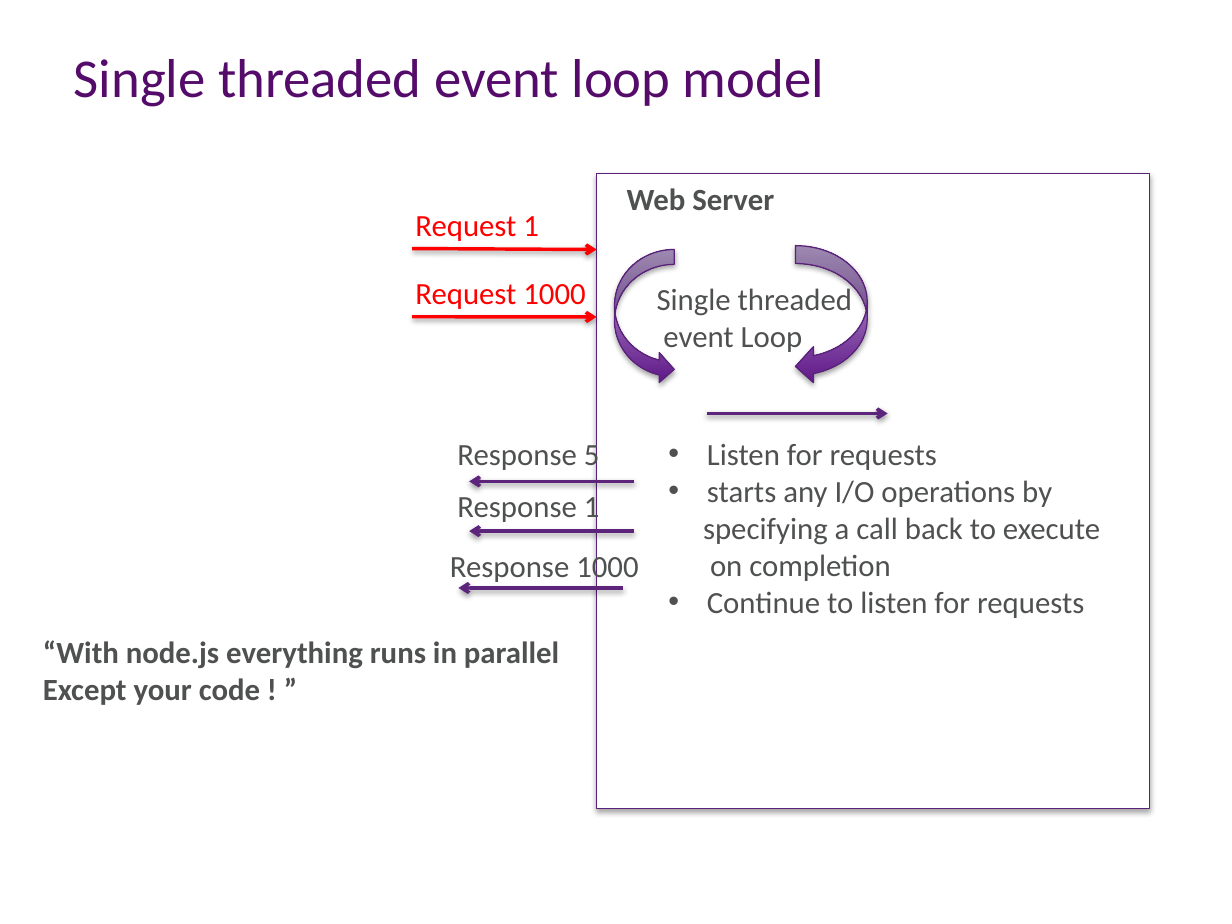
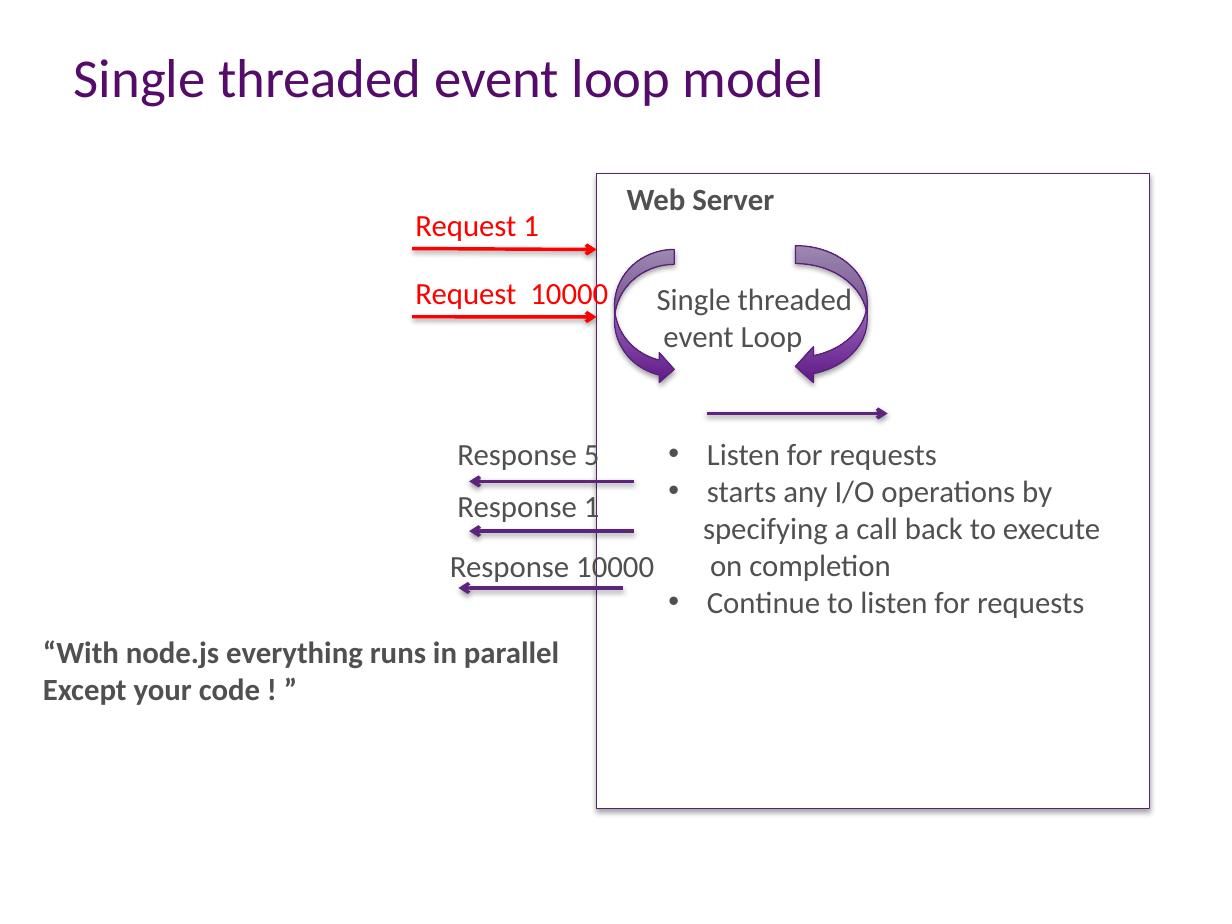
Before and after one commit to aidancasey/AzureNodeChatClient, a slide deck: slide 8 of presentation/Building Node.js Applications on Windows Azure.pptx. Drawn at 1232x924 pixels with LibreOffice and Linux fonts; fonts in the diff are those of the drawing; background and template pictures are left out. Boxes give left, top, right and bottom in pixels: in the first picture for what was removed or moved away, otherwise in the second. Text is boxed around its words. In the diff, an @@ line names an element or a change of style, - is before the commit and + after.

```diff
--- a/presentation/Building Node.js Applications on Windows Azure.pptx
+++ b/presentation/Building Node.js Applications on Windows Azure.pptx
@@ text at box(415, 278, 608, 312): text changed @@
-Request 1000
+Request 10000
@@ text at box(450, 551, 654, 585): text changed @@
-Response 1000
+Response 10000
```
Also in this commit, not shown: 7 other slides changed, 1 other file.
